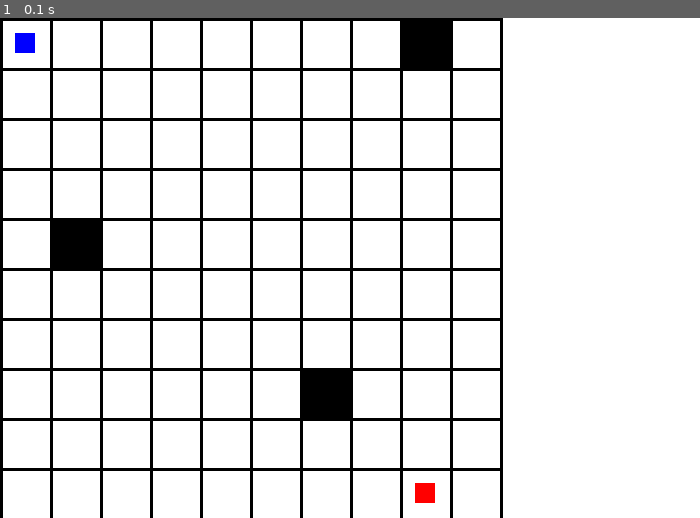
Above: before the commit, frame 1.
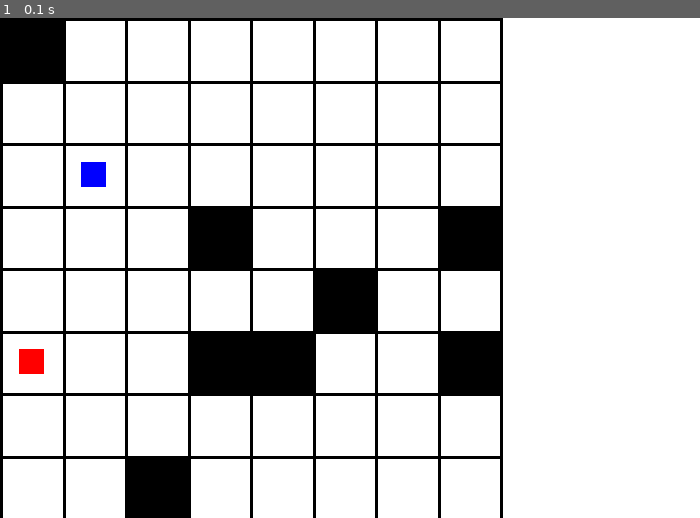
Above: after the commit, the same moment.

Repository: Vincent-lau/pygame_project
Game: pygame game, started from edu_game.py
The game is run twice, just before and just after one commit, with the same random seed, the same clock (stepped at 60 frames per second) and the same inputs.
Inputs:
- Up to frame 1 (0.1 s): no input

The runs differ from the first frame. In frame 1, 19% of the frame differs, in the area x 0-72%, y 0-100%.

Commit message:
general form of the maze

Diff:
--- a/edu_game.py
+++ b/edu_game.py
@@ -1,4 +1,5 @@
 import pygame as pg
+import random
 
 BLACK = (0, 0, 0)
 WHITE = (255, 255, 255)
@@ -26,6 +27,7 @@
             self.move([self.rect.x,self.rect.y-50])
         elif keys==pg.K_DOWN:
             self.move([self.rect.x,self.rect.y+50])
+
 
     def move(self,endPos):
         endX=endPos[0]
@@ -58,29 +60,85 @@
                 self.cor[0]=newR
 
 
-class Tile(pg.sprite.Sprite):
+class Tile(pg.sprite.Sprite): # grid lines
     def __init__(self,pos,size,color):
         super().__init__()
         self.image=pg.Surface(size)
         self.rect=self.image.get_rect(topleft=pos)
         self.image.fill(color)
 
-maze=[[0, 0, 0, 0, 0, 0, 0, 0, 1, 0],
-   [0, 0, 0, 0, 0, 0, 0, 0, 0, 0],
-   [0, 0, 0, 0, 0, 0, 0, 0, 0, 0],
-   [0, 0, 0, 0, 0, 0, 0, 0, 0, 0],
-   [0, 1, 0, 0, 0, 0, 0, 0, 0, 0],
-   [0, 0, 0, 0, 0, 0, 0, 0, 0, 0],
-   [0, 0, 0, 0, 0, 0, 0, 0, 0, 0],
-   [0, 0, 0, 0, 0, 0, 1, 0, 0, 0],
-   [0, 0, 0, 0, 0, 0, 0, 0, 0, 0],
-   [0, 0, 0, 0, 0, 0, 0, 0, 2, 0],]
+def generate_maze(): # in addition to generate the maze and add it to groups, also returns the myPlayer object
+    # 1=wall 2=player 3=princess
+    nMazeNum=random.randrange(5,20)
+    maze=[[0]*nMazeNum for i in range(nMazeNum)]
+
+
+    nSpecialElement=random.randrange(0,int(nMazeNum*nMazeNum*0.6))  # randrange [a,b)
+    playerCor=random.randrange(0,nMazeNum*nMazeNum)
+
+    maze[playerCor//nMazeNum][playerCor%nMazeNum]=2
+
+    while True:
+        princessCor=random.randrange(0,nMazeNum*nMazeNum)
+        if princessCor != playerCor:
+            break
+    maze[princessCor // nMazeNum][princessCor % nMazeNum] = 3
+    nSpecialElement-=2
+    print("nSpecialElemen=",nSpecialElement,"nMazeNum=",nMazeNum)
+    for i in range(nSpecialElement):
+
+        while True:
+            wallCor = random.randrange(0,nMazeNum * nMazeNum )
+            if wallCor!=princessCor and wallCor != playerCor:
+                break
+
+        maze[wallCor // nMazeNum][wallCor % nMazeNum] = 1
+
+    print(maze)
+    for i in range(nMazeNum+1): # +1 in oder to add grid lines of both ends
+        sideLength=500/nMazeNum
+        wall = Tile((0, i * sideLength), (500, 3), BLACK) # adding grid lines
+        wall_group.add(wall)
+        all_sprites_group.add(wall)
+
+
+
+        for j in range(nMazeNum+1):
+            if (i == 0):
+                wall = Tile((j * sideLength, 0), (3, 500), BLACK)
+                wall_group.add(wall)
+                all_sprites_group.add(wall)
+
+            if i == nMazeNum or j == nMazeNum:  # if it is the fringe of the maze, then go on
+                continue
+
+            if (maze[i][j] == 1):
+
+                tile = Tile([j * sideLength, i * sideLength], [sideLength+0.8,sideLength+0.8], BLACK)
+                # adding 0.8 is not a very good way but makes the maze look better
+                tile_group.add(tile)
+                all_sprites_group.add(tile)
+
+            elif maze[i][j]==2:
+                size = [sideLength * 0.4, sideLength * 0.4] # the size of the player will make up two fifths of a tile
+                myPlayer = Player((j * sideLength + sideLength * 0.3, i * sideLength + sideLength * 0.3), size, BLUE) # player is centred
+
+
+            elif maze[i][j] == 3:
+                size = [sideLength*0.4,sideLength*0.4]
+                princess = Tile((j * sideLength + sideLength*0.3, i * sideLength + sideLength*0.3), size, RED)
+                all_sprites_group.add(princess)
+
+    return myPlayer
+
+
 
 tile_group=pg.sprite.Group()
 wall_group=pg.sprite.Group()
 all_sprites_group=pg.sprite.Group()
 
-
+myPlayer=generate_maze()
+all_sprites_group.add(myPlayer)
 
 # font = pg.font.SysFont('Calibri', 25, True, False)
 # Used to manage how fast the screen updates
@@ -90,35 +148,7 @@
 pg.init()
 done = False
 
-for i in range(10):
-    wall=Tile((0,i*50),(500,3),BLACK)
-    wall_group.add(wall)
-    all_sprites_group.add(wall)
-    all_sprites_group.add(Tile((500,0),(3,500),BLACK))
-    all_sprites_group.add(Tile((0, 500), (500, 3), BLACK))
-    for j in range(10):
-        if(i==0):
-            wall = Tile((j*50,0), (3,500), BLACK)
-            wall_group.add(wall)
-            all_sprites_group.add(wall)
 
-        if(maze[i][j]==1):
-
-
-            size=(500/10,500/10)
-            tile=Tile((j*50,i*50),size,BLACK)
-            tile_group.add(tile)
-            all_sprites_group.add(tile)
-
-        elif maze[i][j]==2:
-            size = (20,20)
-            princess = Tile((j * 50+15, i * 50+15), size, RED)
-
-            all_sprites_group.add(princess)
-
-
-myPlayer=Player([15,15],[20,20],BLUE)
-all_sprites_group.add(myPlayer)
 
 while not done:
     for event in pg.event.get():
